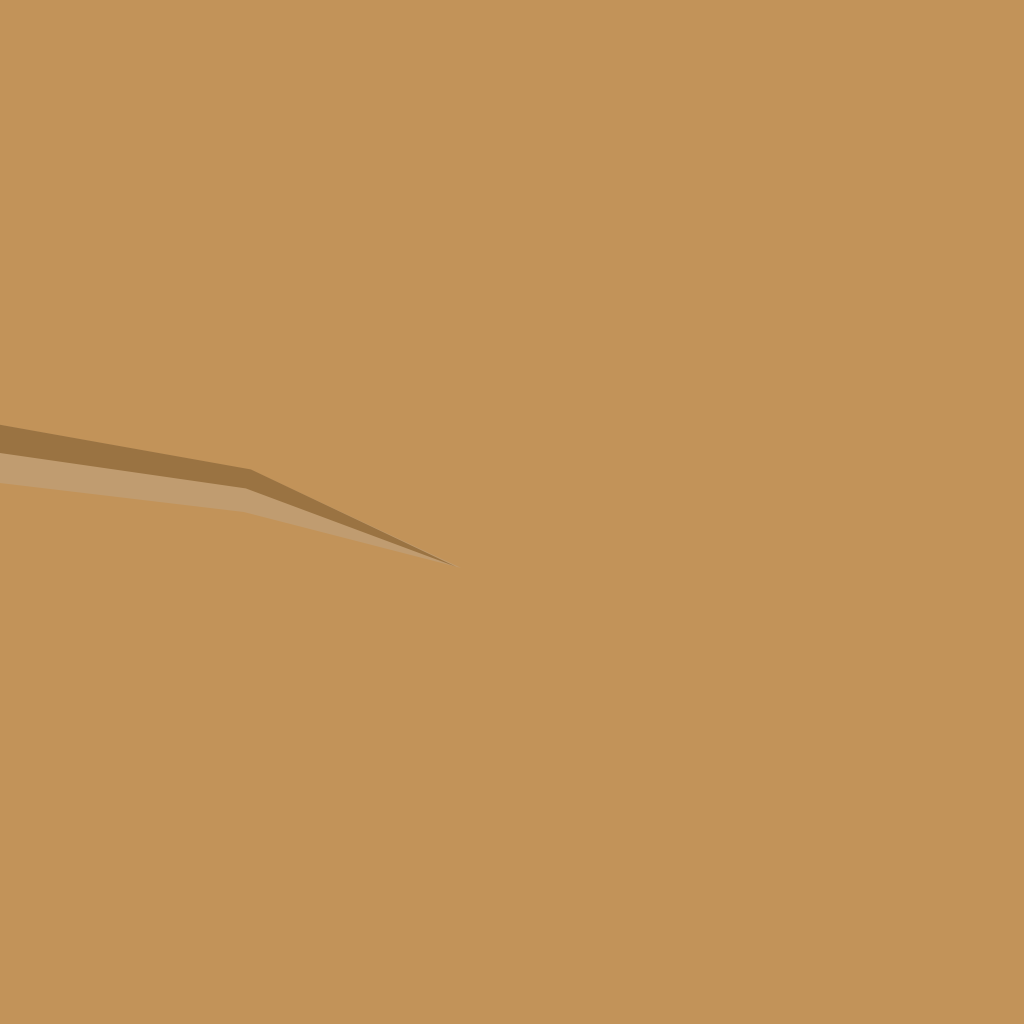
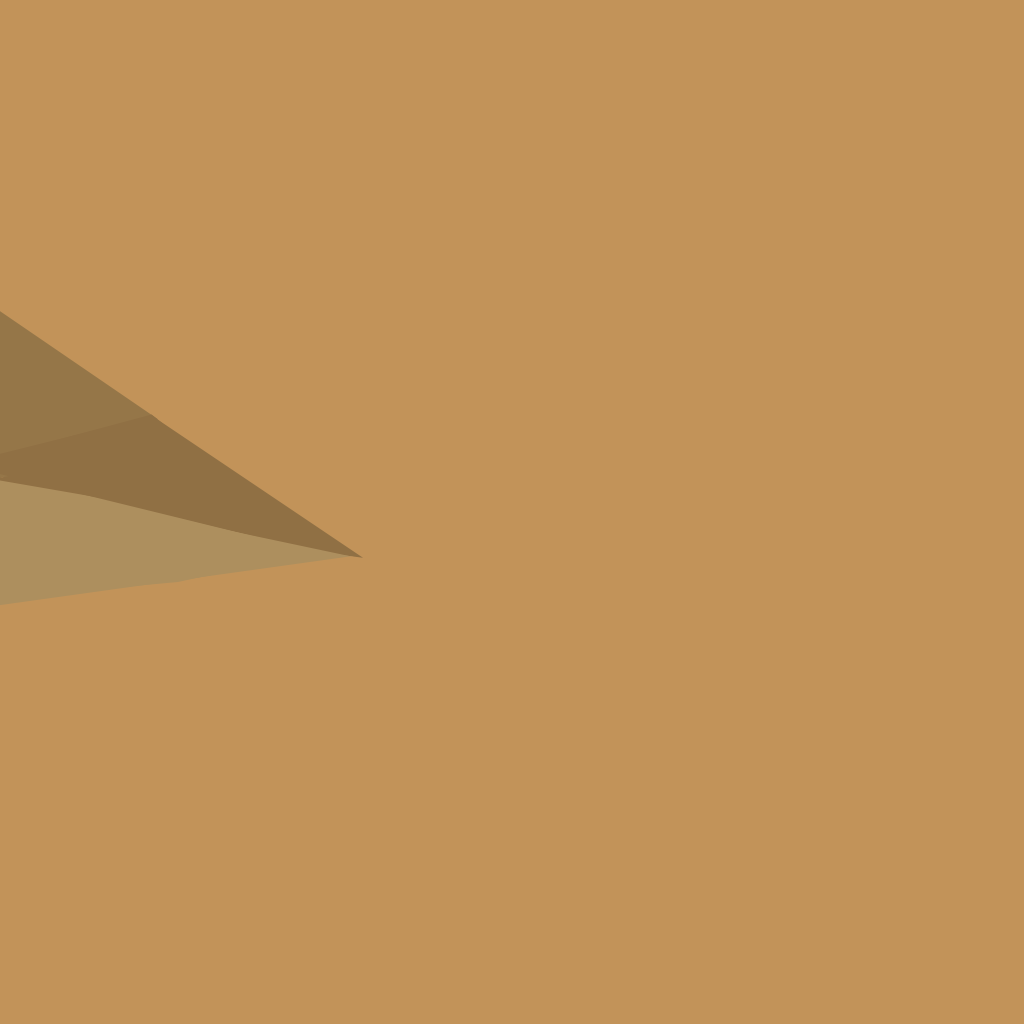
Revision of a layered 1024×1024 image; what changed, layer by layer:
added group "WomanMouth" with 4 layers above "Обычный слой 5 (вставлено)" over [0, 311, 448, 605]
added layer "Обычный слой 8" in group "WomanMouth" over [0, 384, 448, 605]
added layer "Обычный слой 7" in group "WomanMouth" over [0, 311, 256, 576]
added layer "Обычный слой 6" in group "WomanMouth" over [0, 448, 448, 605]
moved "Обычный слой 4" into group "ManMouth", painted on it over [0, 384, 460, 576]
moved "Обычный слой 3" into group "ManMouth", painted on it over [0, 384, 460, 576]
